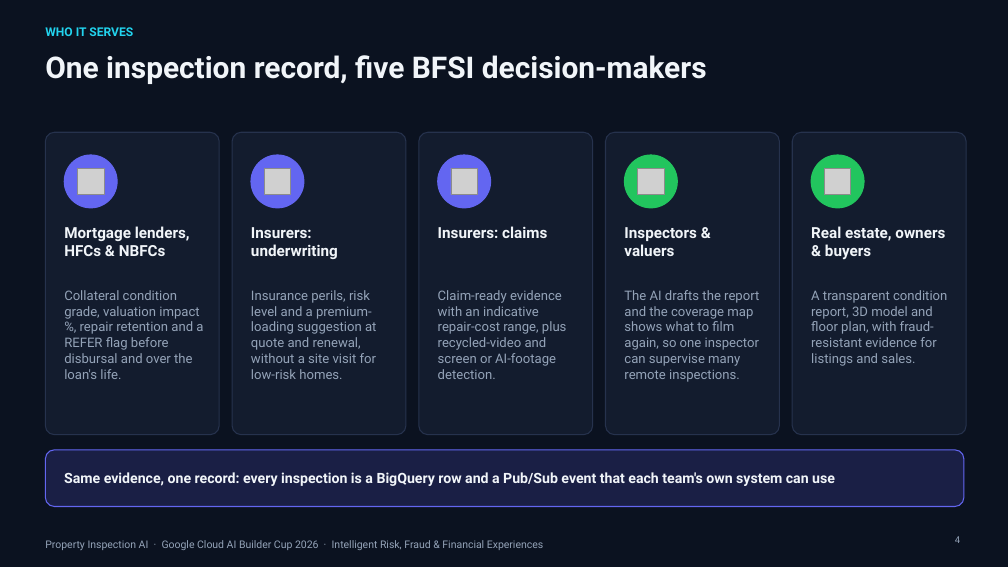
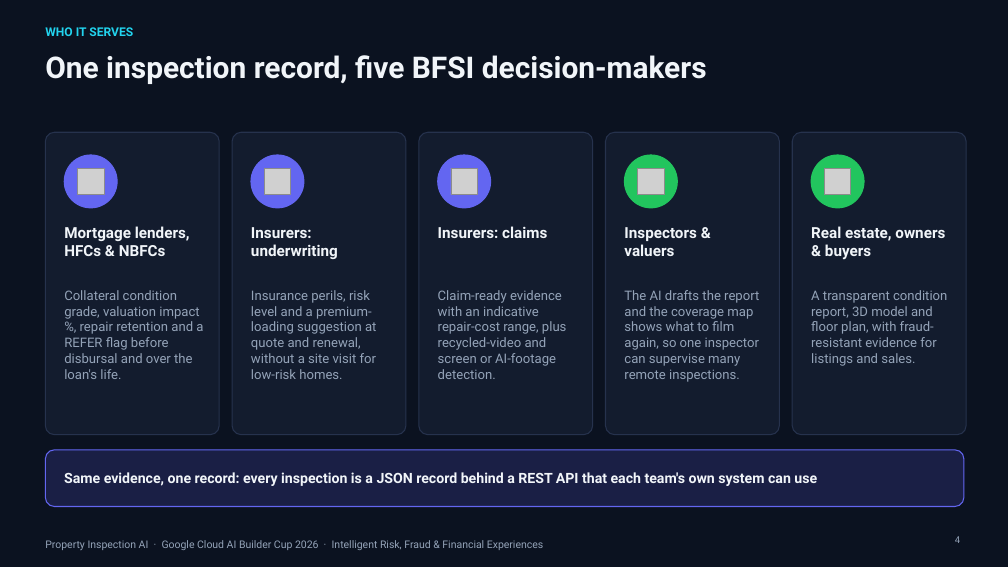
Before and after one commit to XCore-Lab/property-inspection-ai, a slide deck: slide 4 of docs/pitch-deck/Property_Inspection_AI_Pitch.pptx. Drawn at 1008x567 pixels with LibreOffice and Linux fonts; fonts in the diff are those of the drawing; grey boxes stand for pictures; background and template pictures are left out. Boxes give left, top, right and bottom in pixels: in the first picture for what was removed or moved away, otherwise in the second. Text is boxed around its words. In the diff, an @@ line names an element or a change of style, - is before the commit and + after.

```diff
--- a/docs/pitch-deck/Property_Inspection_AI_Pitch.pptx
+++ b/docs/pitch-deck/Property_Inspection_AI_Pitch.pptx
@@ text at [64,472,817,486]: text changed @@
-Same evidence, one record: every inspection is a BigQuery row and a Pub/Sub event that each team's own system can use
+Same evidence, one record: every inspection is a JSON record behind a REST API that each team's own system can use
```
Also in this commit, not shown: 12 other slides changed, 3 other files.
